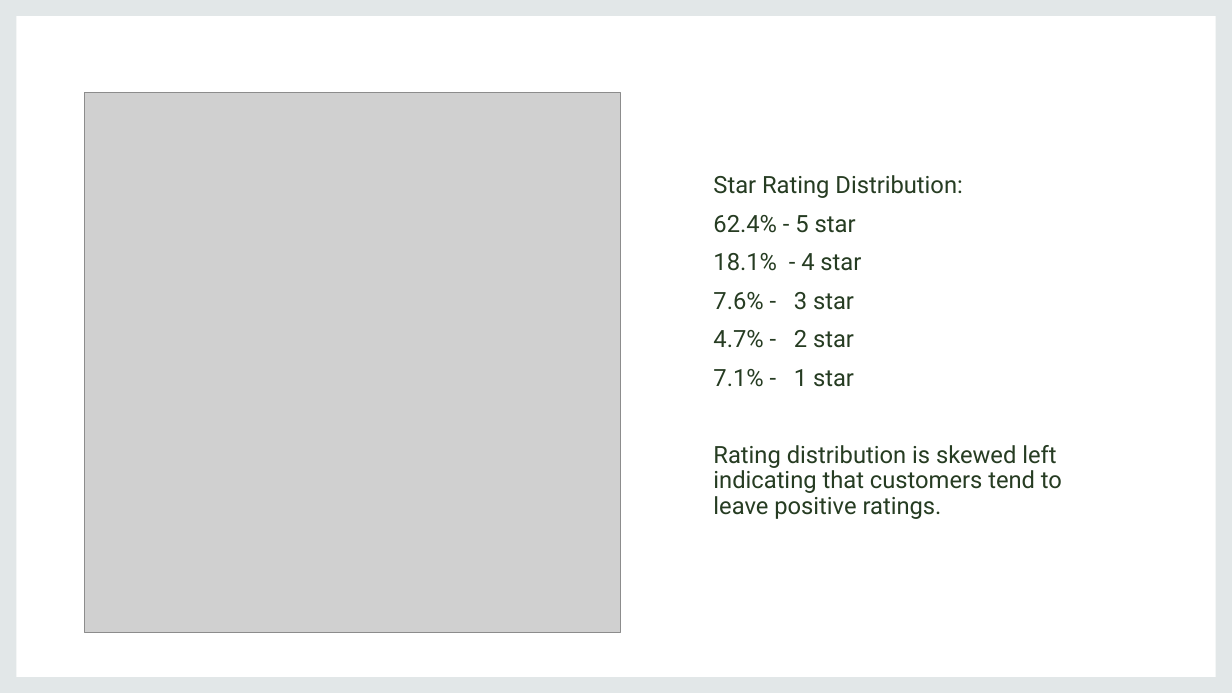
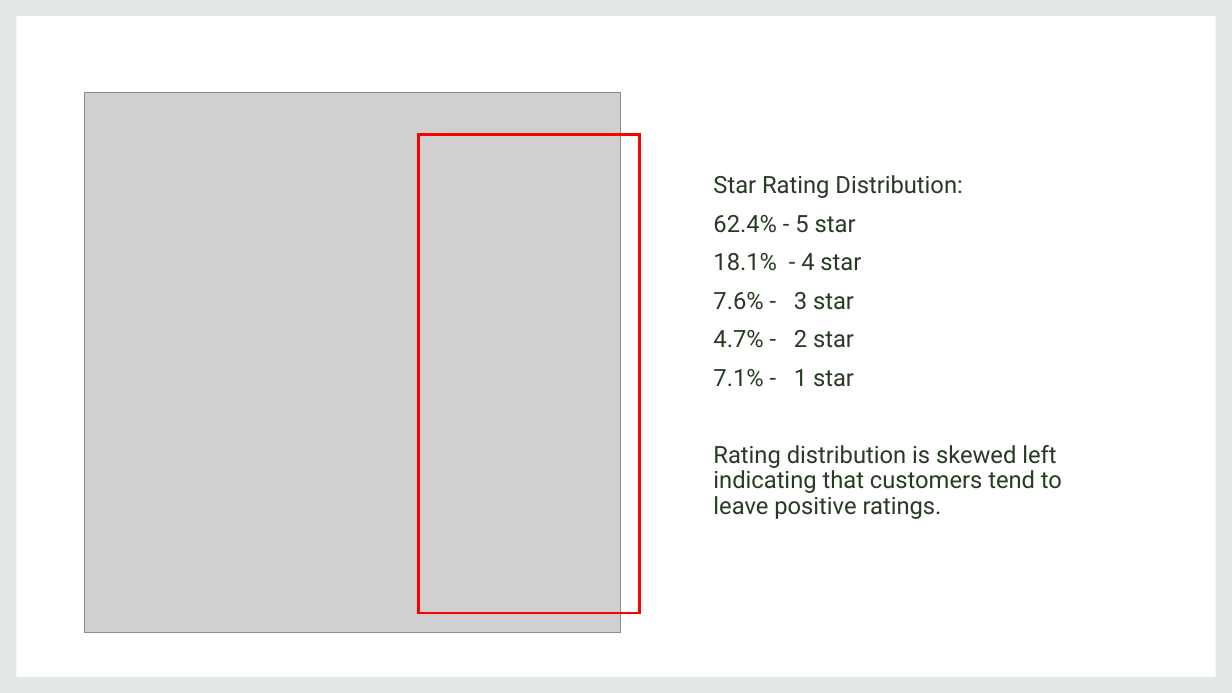
Before and after one commit to rusalka013/Amazon_Rec_Systems, a slide deck: slide 6 of Presentation1.pptx. Drawn at 1232x693 pixels with LibreOffice and Linux fonts; fonts in the diff are those of the drawing; grey boxes stand for pictures. Boxes give left, top, right and bottom in pixels: in the first picture for what was removed or moved away, otherwise in the second. Text is boxed around its words. In the diff, an @@ line names an element or a change of style, - is before the commit and + after.

```diff
--- a/Presentation1.pptx
+++ b/Presentation1.pptx
@@ rectangle added at [419, 135, 640, 614], outline #FF0000 2.25 pt @@
```
Also in this commit, not shown: 6 other slides changed, 1 slide added, 1 slide removed, 2 other files.
